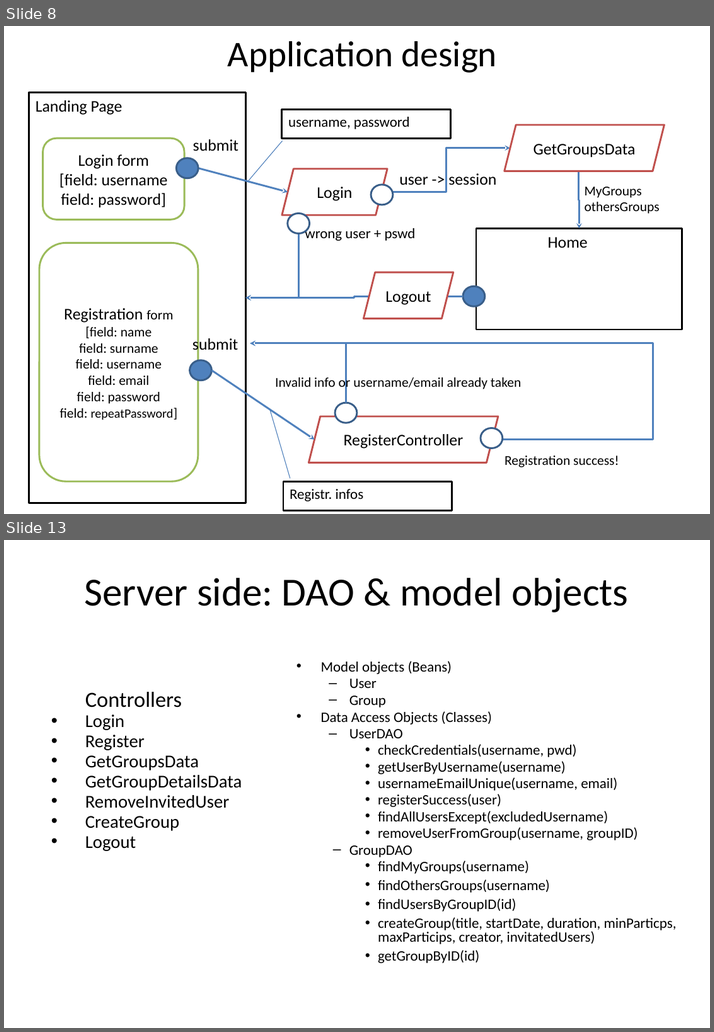
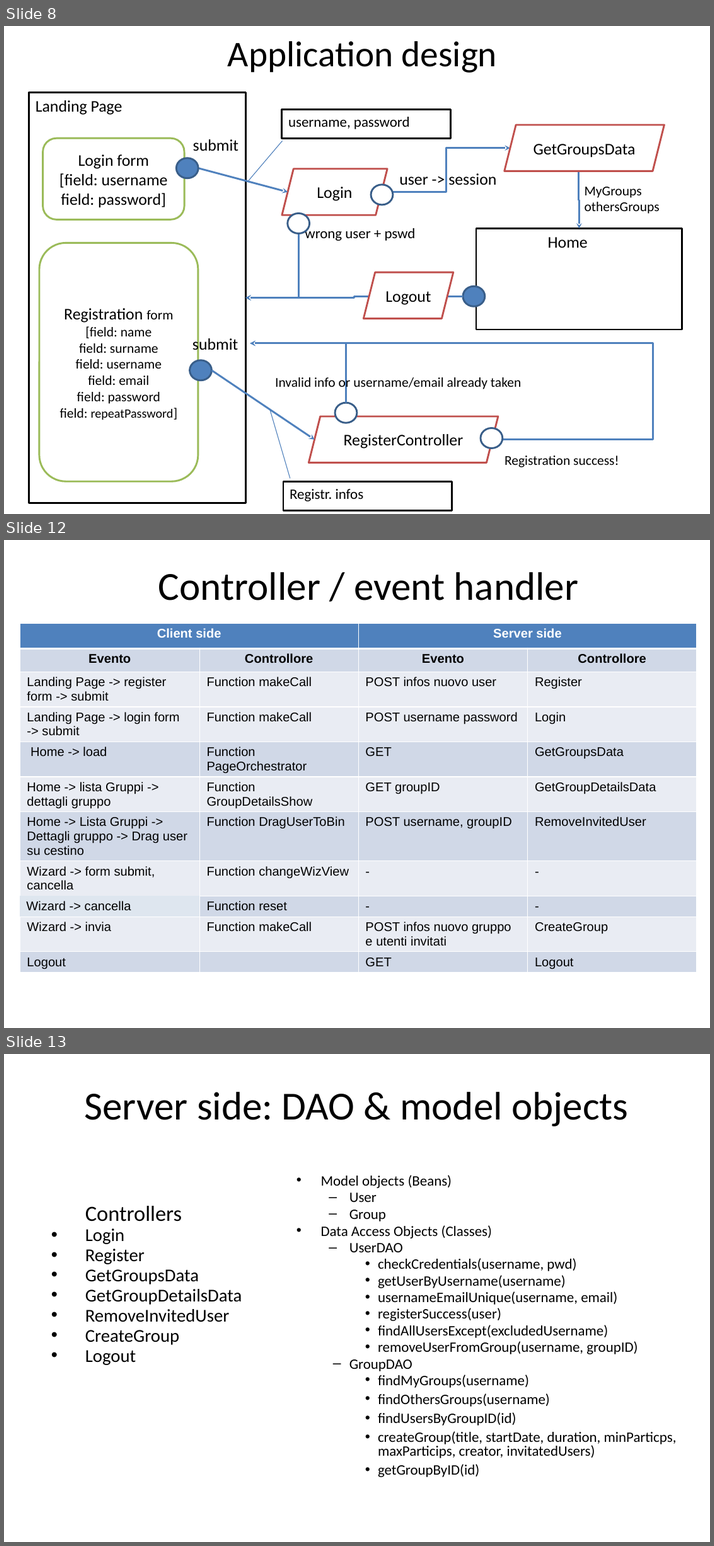
Before and after one commit to lucanotluka/Tecnologie-Informatiche-per-il-Web_-_Rich-Internet-Application, a slide deck: TIW-GruppiRIA.pptx. Shown one above the other, each under a label of ours: slides 8 and 13 before the commit, slides 8, 12 and 13 after it; the slides between them are not shown. The pictures are 714x1032 and 714x1546 pixels, drawn with LibreOffice and Linux fonts; fonts in the diff are those of the drawing. Boxes give left, top, right and bottom in pixels: in the first picture for what was removed or moved away, otherwise in the second. Text is boxed around its words. In the diff, an @@ line names an element or a change of style, - is before the commit and + after.

```diff
--- a/TIW-GruppiRIA.pptx
+++ b/TIW-GruppiRIA.pptx
@@ slide 12 added at <box>4,540,710,1028</box>, background #FFFFFF @@
@@ title added at <box>158,572,579,600</box>, 44 pt, text #000000 @@
+Controller / event handler
@@ table added at <box>20,623,696,1028</box>, 11 rows, 4 columns @@
+Client side |  | Server side | 
+Evento | Controllore | Evento | Controllore
+Landing Page -> register form -> submit | Function makeCall | POST infos nuovo user | Register
+Landing Page -> login form -> submit | Function makeCall | POST username password | Login
+Home -> load | Function PageOrchestrator | GET | GetGroupsData
+Home -> lista Gruppi -> dettagli gruppo | Function GroupDetailsShow | GET groupID | GetGroupDetailsData
+Home -> Lista Gruppi -> Dettagli gruppo -> Drag user su cestino | Function DragUserToBin | POST username, groupID | RemoveInvitedUser
+Wizard -> form submit, cancella | Function changeWizView | - | -
+Wizard -> cancella | Function reset | - | -
+Wizard -> invia | Function makeCall | POST infos nuovo gruppo e utenti invitati | CreateGroup
+Logout |  | GET | Logout
```
Also in this commit, not shown: 5 slides changed, 1 other slide added, 2 slides removed.
